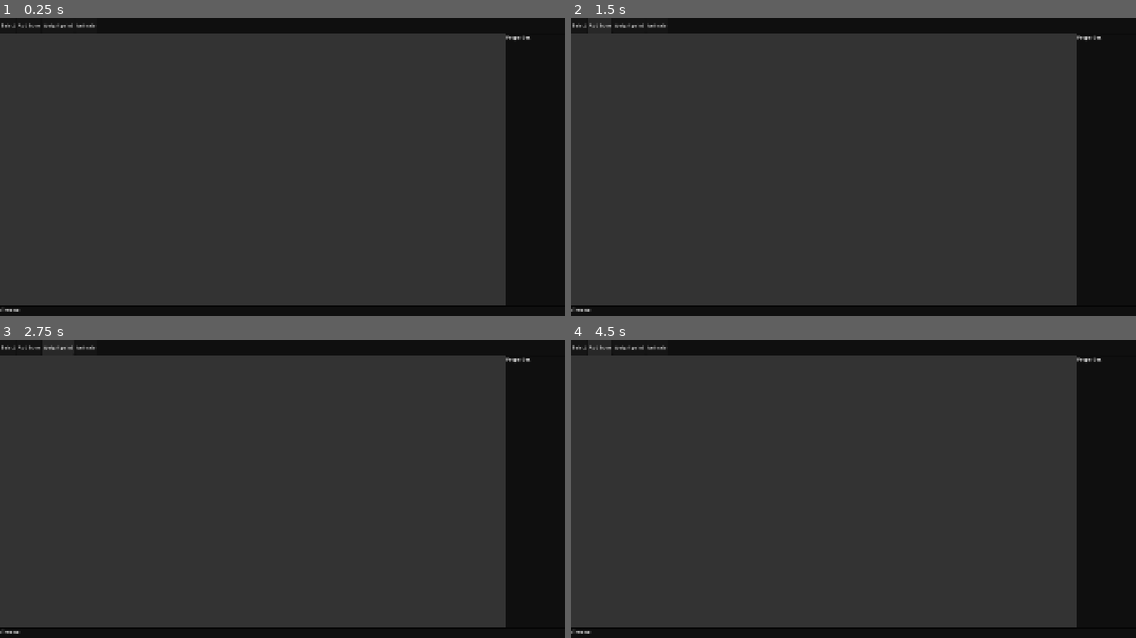
Above: before the commit, frames 1-4 (two rows, left to right).
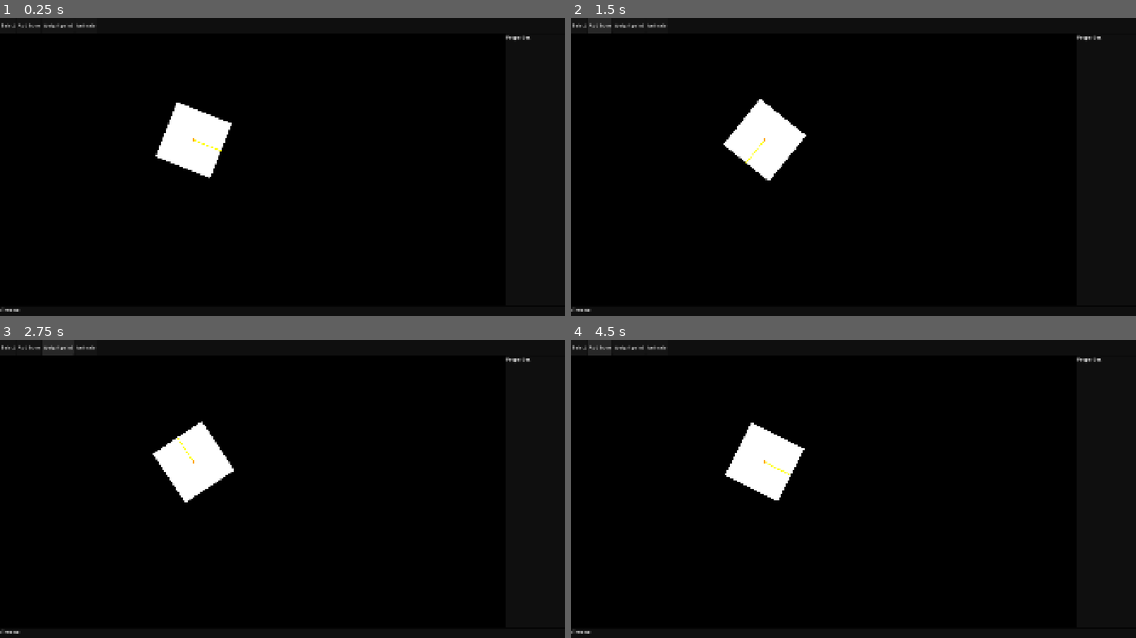
Above: after the commit, the same moments.

Repository: vi-kawaii/v
Game: Godot game, scene res://main.tscn
Two runs of this game, one before a commit and one after it. Both use one fixed random seed, a clock stepped at 60 frames per second and the inputs below.
Inputs:
- Up to frame 1 (0.25 s): no input
- Up to frame 2 (1.5 s): click "Select" at 0.5 s; click "Add bone" at 1.25 s
- Up to frame 3 (2.75 s): click "Weight paint" at 2 s
- Up to frame 4 (4.5 s): click "Animate" at 2.75 s; click "Select" at 3.5 s; click "Add bone" at 4.25 s

The runs differ from the first frame. In frame 1, 82% of the frame differs, in the area x 0-90%, y 5-97%; in frame 2, 82%; in frame 3, 82%; in frame 4, 82%.

Commit message:
add mesh and bone

Diff:
--- a/main.gd
+++ b/main.gd
@@ -1,6 +1,76 @@
 extends Control
 
+var viewport: SubViewport
+var skeleton: Skeleton2D
+var bone: Bone2D
+var mesh_instance: MeshInstance2D
+var shader_material: ShaderMaterial
+
+# Кастомный узел для отрисовки костей и меша
+class RigVisualizer extends Node2D:
+	var skeleton_ref: Skeleton2D
+	var bone_ref: Bone2D
+
+	func _draw():
+		# Рисуем "меш" как прямоугольник
+		var center = Vector2(200, 200)
+		var size = Vector2(200, 200)
+
+		# Если есть кость, вращаем прямоугольник вокруг кости
+		if bone_ref:
+			center = bone_ref.global_position
+			var points = [
+				center + Vector2(-size.x/2, -size.y/2),
+				center + Vector2(size.x/2, -size.y/2),
+				center + Vector2(size.x/2, size.y/2),
+				center + Vector2(-size.x/2, size.y/2)
+			]
+			# Вращаем точки
+			var rotated_points = []
+			for p in points:
+				var local = p - center
+				var rotated = center + Vector2(
+					local.x * cos(bone_ref.global_rotation) - local.y * sin(bone_ref.global_rotation),
+					local.x * sin(bone_ref.global_rotation) + local.y * cos(bone_ref.global_rotation)
+				)
+				rotated_points.append(rotated)
+			draw_colored_polygon(rotated_points, Color.WHITE)
+		else:
+			draw_rect(Rect2(center - size/2, size), Color.WHITE)
+
+		# Рисуем кость
+		if skeleton_ref:
+			for child in skeleton_ref.get_children():
+				if child is Bone2D:
+					var bone_2d = child as Bone2D
+					var from = bone_2d.global_position
+					var to = from + Vector2(100, 0).rotated(bone_2d.global_rotation)
+					draw_line(from, to, Color.YELLOW, 3.0)
+					draw_circle(from, 5.0, Color.ORANGE)
+
+	func _process(_delta):
+		queue_redraw()
+
 func _ready():
+	# Настройка layout
+	var vbox = $VBoxContainer
+	var center_area = $VBoxContainer/HBoxContainer/CenterArea
+	var viewport_container = $VBoxContainer/HBoxContainer/CenterArea/ViewportContainer
+	viewport = $VBoxContainer/HBoxContainer/CenterArea/ViewportContainer/Viewport
+
+	vbox.set_anchors_preset(Control.PRESET_FULL_RECT)
+	vbox.offset_left = 0
+	vbox.offset_top = 0
+	vbox.offset_right = 0
+	vbox.offset_bottom = 0
+
+	center_area.size_flags_horizontal = Control.SIZE_EXPAND_FILL
+	center_area.size_flags_vertical = Control.SIZE_EXPAND_FILL
+
+	viewport_container.set_anchors_preset(Control.PRESET_FULL_RECT)
+	viewport_container.stretch = true
+	viewport.size = Vector2(800, 600)
+
 	# Кнопки
 	$VBoxContainer/TopPanel/HBoxContainer/Button_Select.pressed.connect(_on_button_pressed.bind("Select"))
 	$VBoxContainer/TopPanel/HBoxContainer/Button_AddBone.pressed.connect(_on_button_pressed.bind("Add Bone"))
@@ -11,11 +81,49 @@
 	$VBoxContainer/HBoxContainer/CenterArea.mouse_filter = Control.MOUSE_FILTER_STOP
 	$VBoxContainer/HBoxContainer/CenterArea.gui_input.connect(_on_center_area_gui_input)
 
+	# Создаём тестовый риг
+	_create_test_rig()
+
+	print("Viewport size: ", viewport.size)
+
 func _on_button_pressed(tool_name: String):
 	print("Нажата кнопка инструмента: ", tool_name)
 
-# Обработка кликов по центральной области
 func _on_center_area_gui_input(event: InputEvent):
 	if event is InputEventMouseButton and event.pressed:
-		var pos = event.position
-		print("Клик по вьюпорту в координатах: ", pos)
+		print("Клик по центральной области: ", event.position)
+
+func _create_test_rig():
+	var rig_root = viewport.get_node("RigRoot")
+
+	# --- 1. Создаём скелет ---
+	skeleton = Skeleton2D.new()
+	bone = Bone2D.new()
+	bone.name = "Bone"
+	bone.position = Vector2(200, 200)  # Центр прямоугольника
+	skeleton.add_child(bone)
+
+	# --- 2. Создаём визуализатор ---
+	var visualizer = RigVisualizer.new()
+	visualizer.name = "RigVisualizer"
+	visualizer.skeleton_ref = skeleton
+	visualizer.bone_ref = bone
+
+	# --- 3. Добавляем камеру ---
+	var camera = Camera2D.new()
+	camera.position = Vector2(400, 300)
+	camera.enabled = true
+
+	# --- 4. Добавляем всё в RigRoot ---
+	rig_root.add_child(skeleton)
+	rig_root.add_child(visualizer)
+	rig_root.add_child(camera)
+
+	print("Риг создан")
+	print("Скелет: ", skeleton != null)
+	print("Кость: ", bone != null)
+
+func _process(delta):
+	# Вращаем кость
+	if bone:
+		bone.rotation += delta * 1.5
--- a/main.tscn
+++ b/main.tscn
@@ -61,14 +61,19 @@
 layout_mode = 2
 size_flags_horizontal = 3
 
-[node name="ColorRect" type="ColorRect" parent="VBoxContainer/HBoxContainer/CenterArea" unique_id=1635862483]
+[node name="ViewportContainer" type="SubViewportContainer" parent="VBoxContainer/HBoxContainer/CenterArea" unique_id=349207127]
 layout_mode = 1
 anchors_preset = 15
 anchor_right = 1.0
 anchor_bottom = 1.0
 grow_horizontal = 2
 grow_vertical = 2
-color = Color(0.20152658, 0.20152658, 0.20152658, 1)
+stretch = true
+
+[node name="Viewport" type="SubViewport" parent="VBoxContainer/HBoxContainer/CenterArea/ViewportContainer" unique_id=901323728]
+size = Vector2i(1716, 922)
+
+[node name="RigRoot" type="Node2D" parent="VBoxContainer/HBoxContainer/CenterArea/ViewportContainer/Viewport" unique_id=608917431]
 
 [node name="RightPanel" type="Panel" parent="VBoxContainer/HBoxContainer" unique_id=989812002]
 custom_minimum_size = Vector2(200, 0)
--- a/project.godot
+++ b/project.godot
@@ -26,6 +26,10 @@
 window/stretch/mode="canvas_items"
 window/stretch/aspect="expand"
 
+[editor_plugins]
+
+enabled=PackedStringArray("res://addons/gdterm/plugin.cfg")
+
 [physics]
 
 3d/physics_engine="Jolt Physics"
Not shown, added: addons/gdterm/audio/bell.mp3.import
Not shown, added: addons/gdterm/bin/gdterm.gdextension.uid
Binary file added: addons/gdterm/fonts/SourceCodePro-Bold.ttf
Not shown, added: addons/gdterm/fonts/SourceCodePro-Bold.ttf.import
Binary file added: addons/gdterm/fonts/SourceCodePro-Light.ttf
Not shown, added: addons/gdterm/fonts/SourceCodePro-Light.ttf.import
Binary file added: addons/gdterm/fonts/SourceCodePro-Medium.ttf
Not shown, added: addons/gdterm/fonts/SourceCodePro-Medium.ttf.import
Not shown, added: addons/gdterm/icon/gdterm.svg
Not shown, added: addons/gdterm/icon/gdterm.svg.import
Not shown, added: addons/gdterm/plugin.cfg
Not shown, added: addons/gdterm/terminal.gd
(and 21 more such lines)
